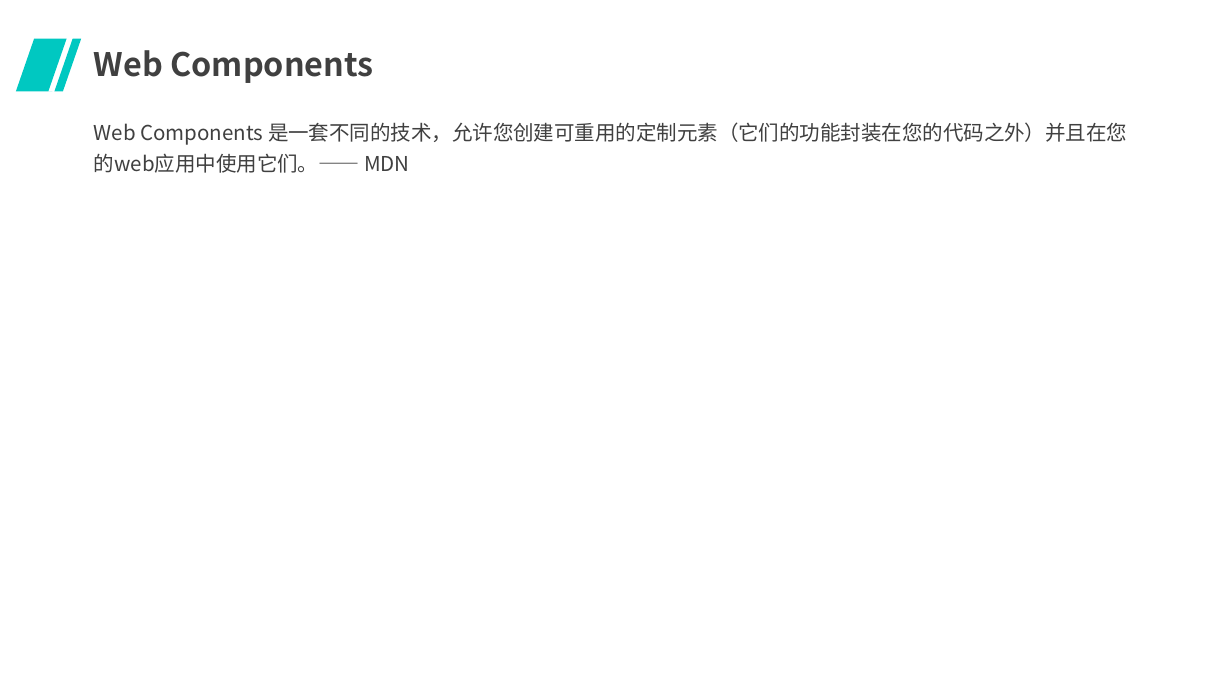
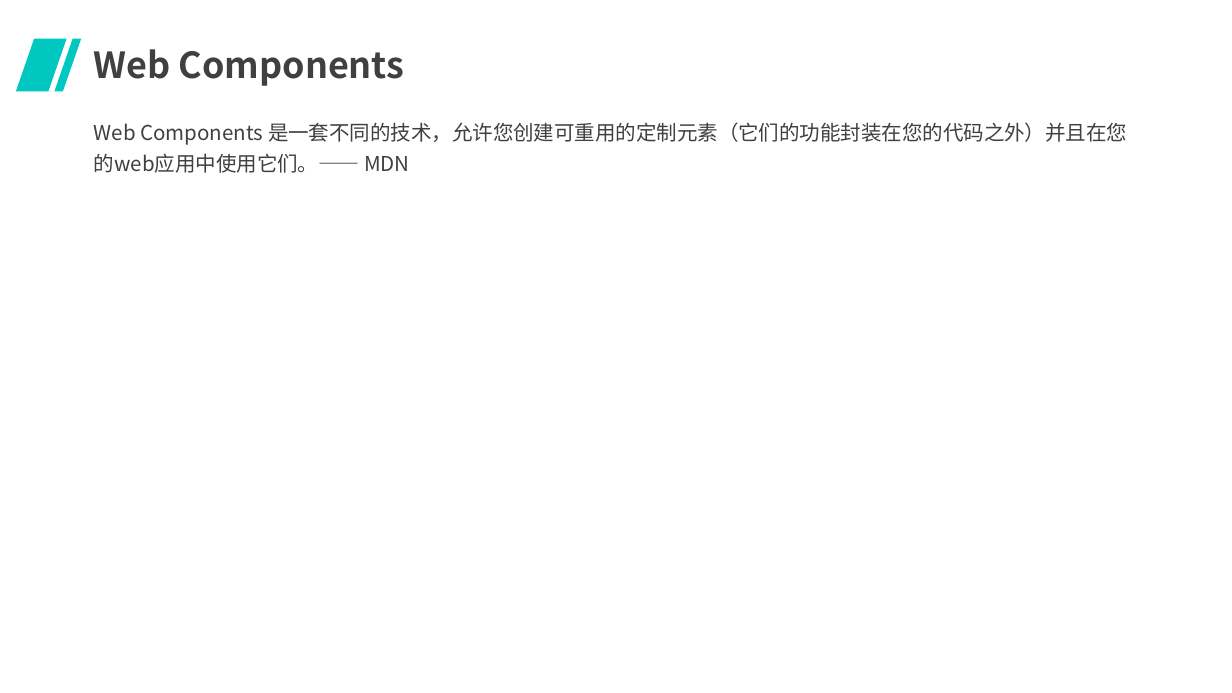
Before and after one commit to MusicTen/slidev-demo, a slide deck: slide 6 of web-component-王璨-2021年1月28日.pptx. Drawn at 1232x693 pixels with LibreOffice and Linux fonts; fonts in the diff are those of the drawing; background and template pictures are left out. Boxes give left, top, right and bottom in pixels: in the first picture for what was removed or moved away, otherwise in the second. Text is boxed around its words. In the diff, an @@ line names an element or a change of style, - is before the commit and + after.

```diff
--- a/web-component-王璨-2021年1月28日.pptx
+++ b/web-component-王璨-2021年1月28日.pptx
@@ title "Web Components" at box(94, 49, 405, 86): size 25.2 to 28 pt @@
```
Also in this commit, not shown: 5 other slides changed, 1 other file.
